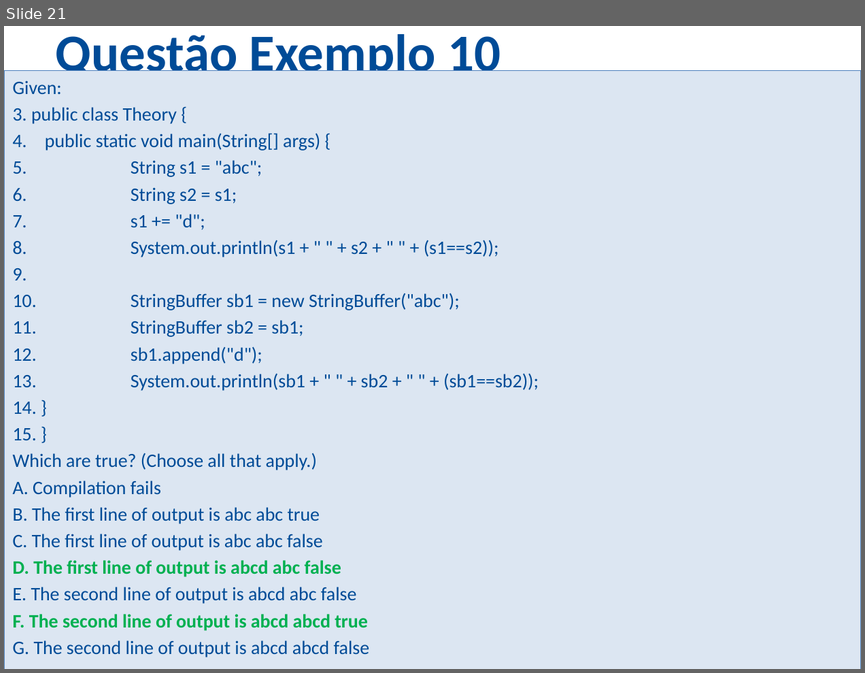
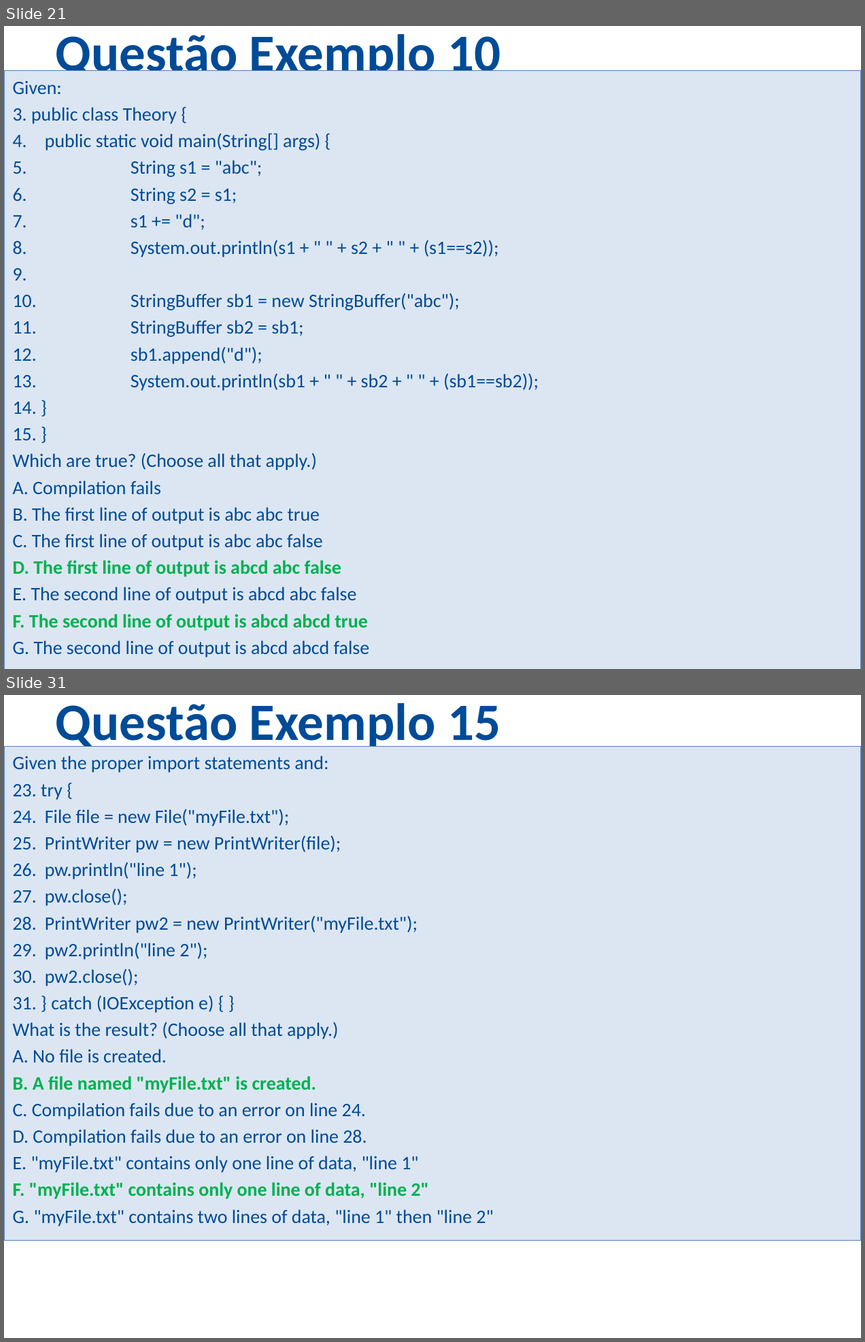
Before and after one commit to ozieljose/java6cert, a slide deck: slides/Questoes2.pptx. Shown one above the other, each under a label of ours: slide 21 before the commit, slides 21 and 31 after it; the slides between them are not shown. The pictures are 865x673 and 865x1342 pixels, drawn with LibreOffice and Linux fonts; fonts in the diff are those of the drawing; background and template pictures are left out. Boxes give left, top, right and bottom in pixels: in the first picture for what was removed or moved away, otherwise in the second. Text is boxed around its words. In the diff, an @@ line names an element or a change of style, - is before the commit and + after.

```diff
--- a/slides/Questoes2.pptx
+++ b/slides/Questoes2.pptx
@@ slide 31 added at (4, 695, 861, 1338), background picture (left out) @@
@@ title added at (56, 703, 500, 747), 44 pt, text #004B97, bold @@
+Questão Exemplo 15
@@ text added at (4, 747, 861, 1249), fill #DCE6F2, outline #4F81BD 0.75 pt, 16 pt, text #004B97 @@
+Given the proper import statements and:
+23. try {
+24. File file = new File("myFile.txt");
+25. PrintWriter pw = new PrintWriter(file);
+26. pw.println("line 1");
+27. pw.close();
+28. PrintWriter pw2 = new PrintWriter("myFile.txt");
+29. pw2.println("line 2");
+30. pw2.close();
+31. } catch (IOException e) { }
+What is the result? (Choose all that apply.)
+A. No file is created.
+B. A file named "myFile.txt" is created.
+C. Compilation fails due to an error on line 24.
+D. Compilation fails due to an error on line 28.
+E. "myFile.txt" contains only one line of data, "line 1"
+F. "myFile.txt" contains only one line of data, "line 2"
+G. "myFile.txt" contains two lines of data, "line 1" then "line 2"
@@ ellipse added at (473, 902, 844, 1279), fill #FFFFFF at 67% opacity @@
```
Also in this commit, not shown: 2 slides changed, 23 other slides added, 2 slides removed, 1 other file.
